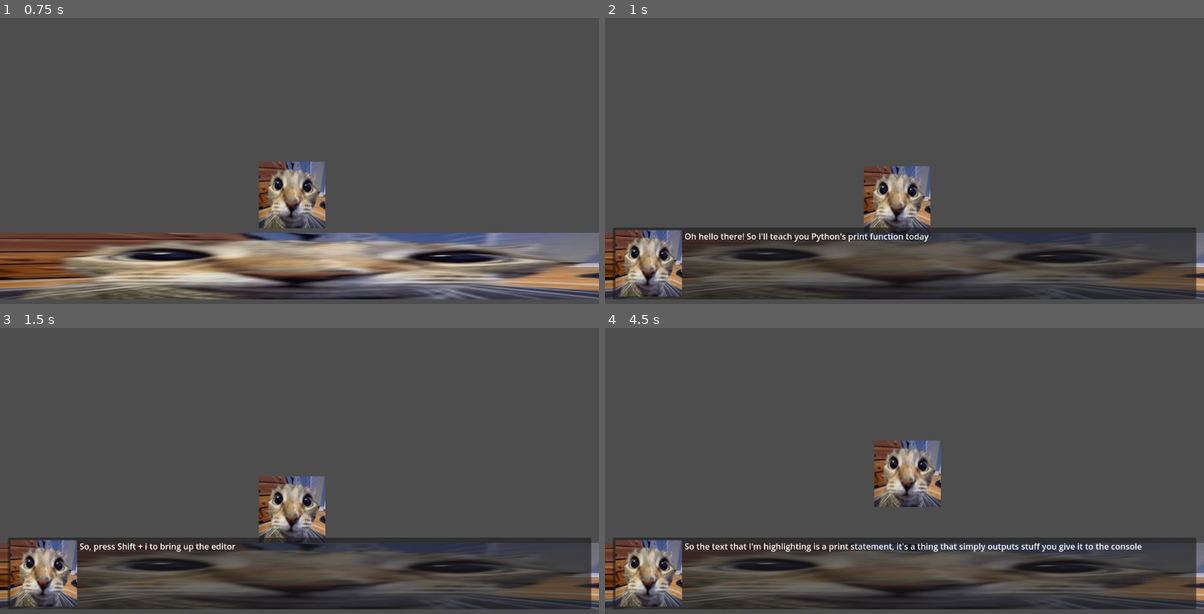
Above: before the commit, frames 1-4 (two rows, left to right).
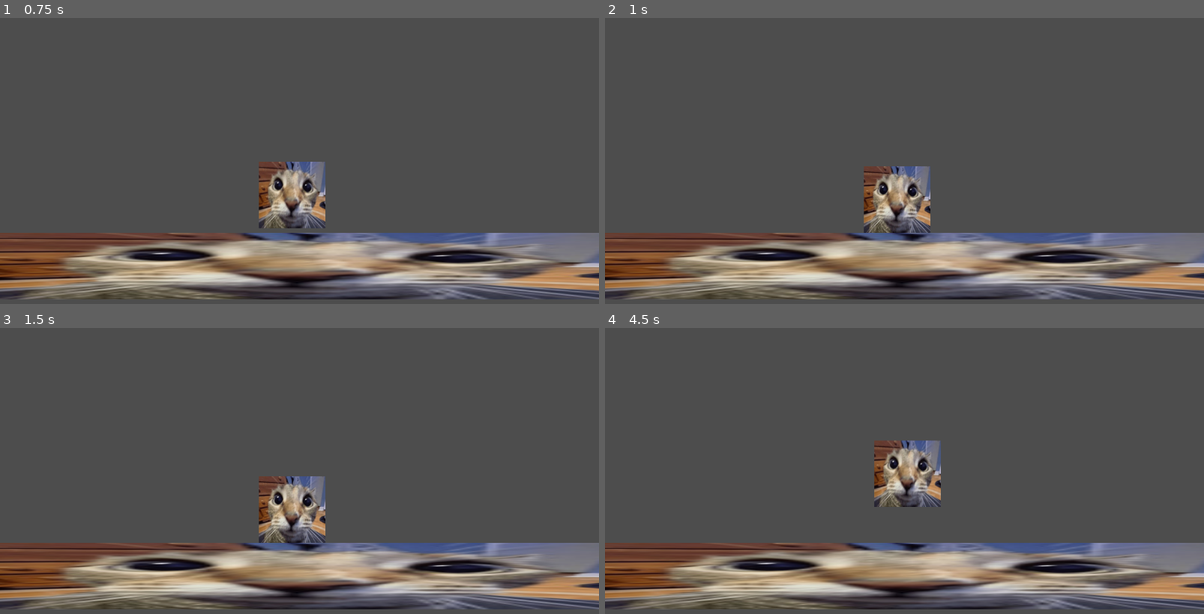
Above: after the commit, the same moments.

Repository: 46768/nsc2025
Game: Godot game, scene res://main.tscn
Two runs of this game, one before a commit and one after it. Both use one fixed random seed, a clock stepped at 60 frames per second and the inputs below.
Inputs (mouse positions are in pixels of both pictures, inside the frame that each line leads up to):
- Up to frame 1 (0.75 s): tap A (KeyA) at 0.6 s
- Up to frame 2 (1 s): no input
- Up to frame 3 (1.5 s): click (299, 573) at 1.27 s
- Up to frame 4 (4.5 s): click (904, 573) at 2.02 s; click (904, 573) at 2.77 s; tap Enter at 3.5 s; tap D (KeyD) at 3.6 s; tap Space (KeySpace) at 4.25, 4.35 s

Frame 1 is identical in both runs. In frame 2, 22% of the frame differs, in the area x 1-99%, y 73-99%; in frame 3, 22%; in frame 4, 22%.

Commit message:
feat(problem): implemented serialization and deserialization

Diff:
--- a/scripts/core/problem-module/problem-module.gd
+++ b/scripts/core/problem-module/problem-module.gd
@@ -13,7 +13,7 @@
 	var json_dict: Dictionary = JSON.parse_string(json)
 	var problem_name: String = json_dict["name"]
 	var vfs_class: VFS = VFS.new(json_dict["vfs"])
-	var sequence_rom: Dictionary[String, Variant] = json_dict["sequence"]["rom"]
+	var sequence_rom: Dictionary = json_dict["sequence"]["rom"]
 	var sequence_source: String = json_dict["sequence"]["source"]
 
 	var problem: ProblemClass = create(problem_name, vfs_class)
@@ -28,6 +28,22 @@
 
 	return load_from_string(data)
 
+func serialize_problem(problem: ProblemClass) -> String:
+	var json_data: Dictionary = {
+		"name": problem.name,
+		"vfs": problem.vfs.data,
+		"sequence": {
+			"rom": problem.sequence.rom,
+			"source": problem.sequence.program_source.replace("\t", ""),
+		},
+	}
+
+	return JSON.stringify(json_data, "\t")
+
+func serialize_loaded_problem(problem_name: String) -> String:
+	var problem: ProblemClass = loaded_problem[problem_name]
+	return serialize_problem(problem)
+
 
 func unload_problem(problem_name: String) -> void:
 	loaded_problem.erase(problem_name)
--- a/scripts/core/problem-module/problem.gd
+++ b/scripts/core/problem-module/problem.gd
@@ -24,3 +24,10 @@
 	problem.sequence.load_source(sequence_source)
 
 	return problem
+
+
+func prnt() -> void:
+	print(name)
+	print(vfs.data)
+	print(sequence.rom)
+	print(sequence.program_source)
--- a/scripts/core/problem-module/sequence.gd
+++ b/scripts/core/problem-module/sequence.gd
@@ -8,7 +8,7 @@
 
 
 ## Load data dictionary to ROM
-func load_rom(rom_data: Dictionary[String, Variant]) -> void:
+func load_rom(rom_data: Dictionary) -> void:
 	rom = rom_data.duplicate(true)
 
 ## Write data to ROM
--- a/scripts/main/main.gd
+++ b/scripts/main/main.gd
@@ -21,10 +21,11 @@
 func _on_ide_initialized(__: VFS) -> void:
 	await Globals.wait(1)
 
-	var test_sequence: Sequence = Sequence.new()
+	Problem.create("TestProblem", VFS.new())
+	var problem: ProblemClass = Problem.loaded_problem["TestProblem"]
+	var test_sequence: Sequence = problem.sequence
 
 	# Write initial RAM
-	test_sequence.write_rom("dtex", test_texture)
 	test_sequence.write_rom("intro1_txt", "Oh hello there! So I'll teach you Python's print function today")
 	test_sequence.write_rom("intro2_txt", "So, press [code]Shift + i[/code] to bring up the editor")
 	test_sequence.write_rom("setup1_txt", "Ok so I set up a simple script for you here")
@@ -51,11 +52,11 @@
 
 	test_sequence.load_source("""
 	; Intro
-		dialogue~%intro1_txt~%dtex
+		dialogue~%intro1_txt
 		wait_sig~%.latestDialogueClosedSig
 
 	; Intro2
-		dialogue~%intro2_txt~%dtex
+		dialogue~%intro2_txt
 		wait_sig~%.latestDialogueClosedSig
 
 	; Setup1
@@ -63,62 +64,41 @@
 		shell_s~$s.write main.py~%sample_program1
 		shell_s~$s.code main.py
 		IDE::set_statement~%man_print
-		dialogue~%setup1_txt~%dtex
+		dialogue~%setup1_txt
 		wait_sig~%.latestDialogueClosedSig
 
 	; Explain1
 		IDE::highlight_buffer~$d.0~$d.0~$d.0~$d.21
-		dialogue~%explain1_txt~%dtex
+		dialogue~%explain1_txt
 		wait_sig~%.latestDialogueClosedSig
 
 	; Demonst1
 		shell~$s.python main.py
-		dialogue~%demonst1_txt~%dtex
+		dialogue~%demonst1_txt
 		wait_sig~%.latestDialogueClosedSig
 
 	; Explain2
 		IDE::highlight_buffer~$d.0~$d.6~$d.0~$d.20
-		dialogue~%explain2_txt~%dtex
+		dialogue~%explain2_txt
 		wait_sig~%.latestDialogueClosedSig
 
 	; Demonst2
 		IDE::highlight_buffer~$d.0~$d.0~$d.0~$d.0
 		shell_s~$s.write main.py~%sample_program2
 		shell~$s.python main.py
-		dialogue~%demonst2_txt~%dtex
+		dialogue~%demonst2_txt
 		wait_sig~%.latestDialogueClosedSig
 
 	; Explain3
 		IDE::highlight_buffer~$d.0~$d.6~$d.0~$d.10
-		dialogue~%explain3_txt~%dtex
+		dialogue~%explain3_txt
 		wait_sig~%.latestDialogueClosedSig
 
 	; Cleanup
 		IDE::clear_highlight
 	""")
 
-	# Run sequence
-	await test_sequence.next()
-
-	var test_conditional: Sequence = Sequence.new()
-	test_conditional.load_source("""
-	mov~$d.0~$m.reg1
-	mov~$d.1~$m.reg2
-	mov~$d.0~$m.temp
-
-	loop:
-		mov~%.reg1~$m.temp
-		mov~%.reg2~$m.reg1
-		mov~%.temp~$m.reg2
-		add~%.reg1~$m.reg2
-		cmp~%.reg1~$d.1000
-		jg~>exit
-		dialogue~%.reg1
-		wait_sig~%.latestDialogueClosedSig
-		jmp~>loop
-
-	exit:
-		cpu_halt
-	""")
-
-	await test_conditional.next()
+	var serialized: String = Problem.serialize_loaded_problem("TestProblem")
+	var unserialzied: ProblemClass = Problem.load_from_string(serialized)
+	problem.prnt()
+	unserialzied.prnt()
